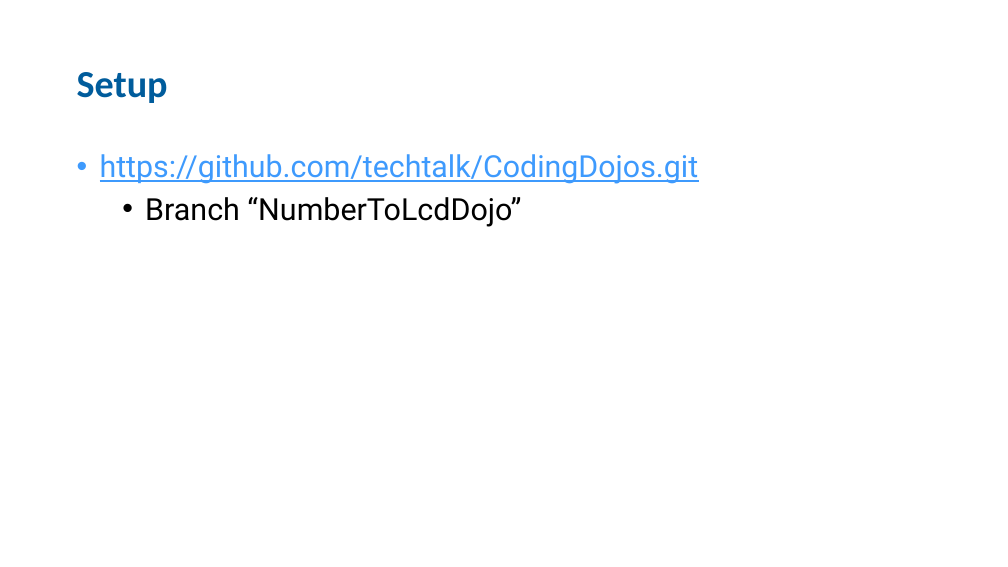
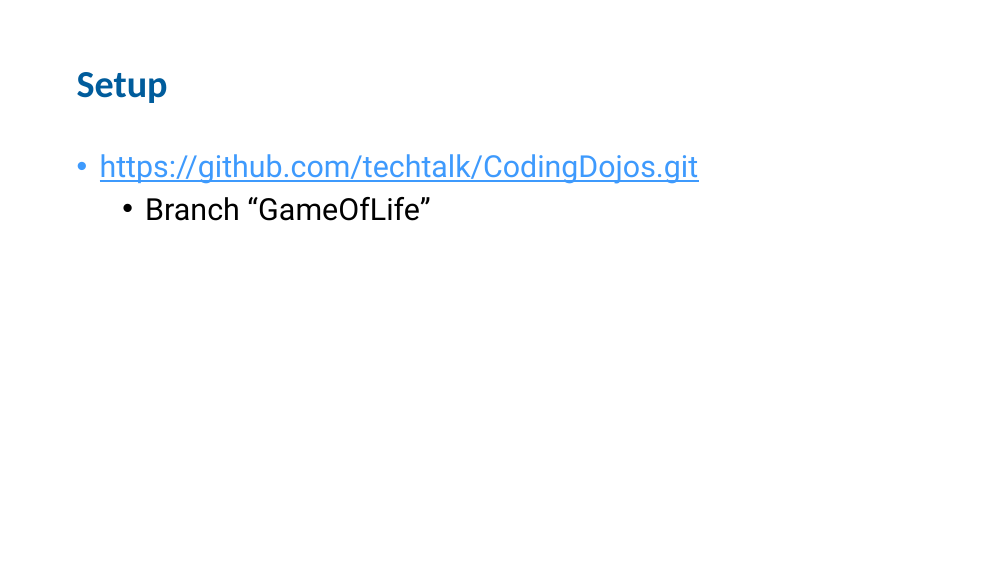
Before and after one commit to techtalk/CodingDojos, a slide deck: slide 8 of GameOfLife/CodingDojo_GameOfLife.pptx. Drawn at 1008x567 pixels with LibreOffice and Linux fonts; fonts in the diff are those of the drawing; background and template pictures are left out. Boxes give left, top, right and bottom in pixels: in the first picture for what was removed or moved away, otherwise in the second. Text is boxed around its words. In the diff, an @@ line names an element or a change of style, - is before the commit and + after.

Commit message:
result of dojo

```diff
--- a/GameOfLife/CodingDojo_GameOfLife.pptx
+++ b/GameOfLife/CodingDojo_GameOfLife.pptx
@@ text at box(145, 197, 430, 221): text changed @@
-  • Branch “NumberToLcdDojo”
+  • Branch “GameOfLife”
```
Also in this commit, not shown: 1 slide added, 1 slide removed, 12 other files.
